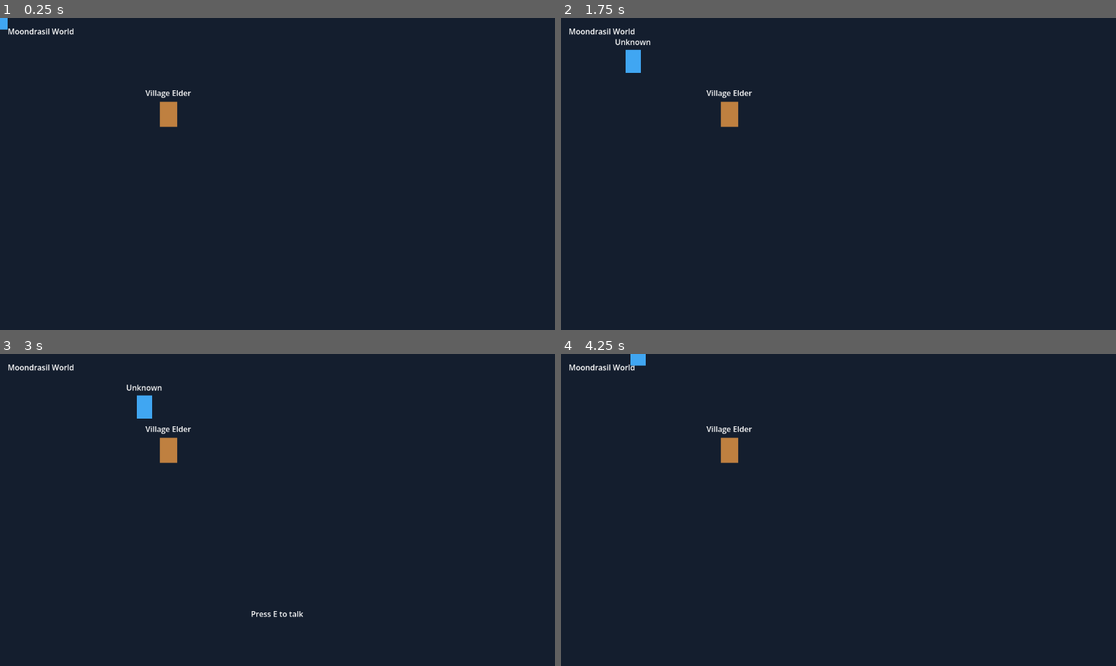
Above: before the commit, frames 1-4 (two rows, left to right).
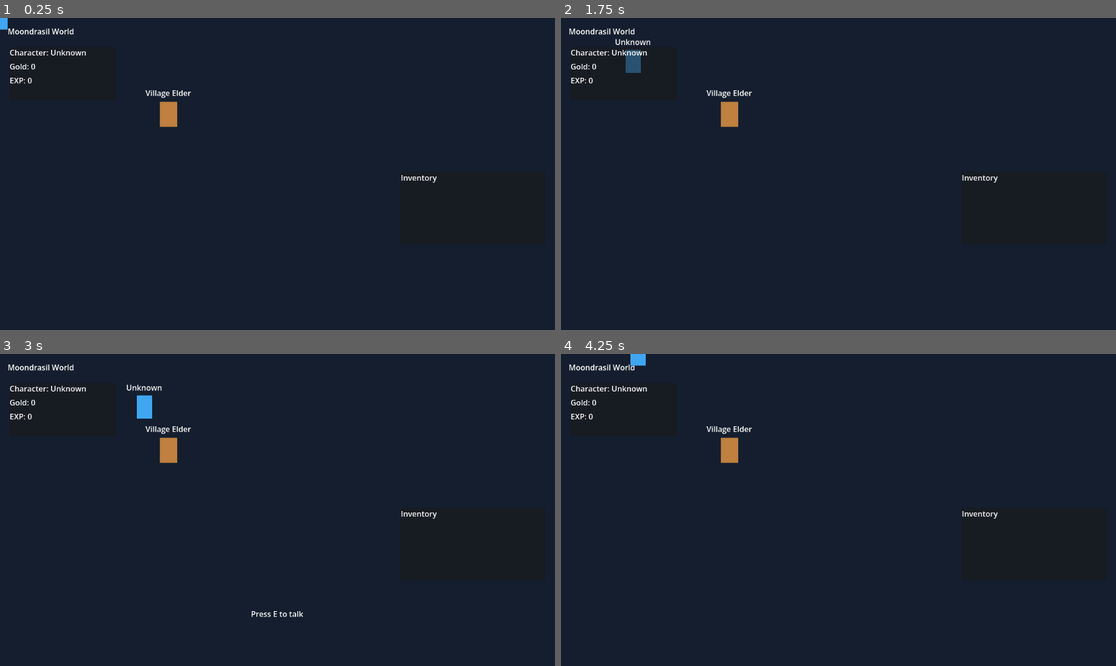
Above: after the commit, the same moments.

Repository: kathibrati/moondrasil-online
Game: Godot game, scene res://scenes/World.tscn
Same seed, same stepped clock (60 frames per second), same inputs: the game is played once before the commit and once after it. This scene is started directly instead of the project's main scene.
Inputs:
- Up to frame 1 (0.25 s): no input
- Up to frame 2 (1.75 s): tap Enter at 0.5 s; hold D 0.53-1.28 s; tap E at 0.6, 1.35 s; hold S from 1.28 s (still down)
- Up to frame 3 (3 s): release S at 2.03 s; hold D 2.03-2.78 s; tap E at 2.1, 2.75, 2.85 s; hold W from 2.78 s (still down)
- Up to frame 4 (4.25 s): release W at 3.53 s; hold A from 3.53 s (still down); tap E at 3.6 s

The runs differ from the first frame. In frame 1, 0.3% of the frame differs, in the area x 1-79%, y 10-53%; in frame 2, 0.5%; in frame 3, 0.3%; in frame 4, 0.3%.

Commit message:
add quest, inventory, and player state systems with UI integrations

Diff:
--- a/client/godot/moondrasil-online/scenes/World.tscn
+++ b/client/godot/moondrasil-online/scenes/World.tscn
@@ -1,7 +1,10 @@
-[gd_scene load_steps=3 format=3]
+[gd_scene load_steps=6 format=3]
 
 [ext_resource type="Script" path="res://scripts/World.gd" id="1_world"]
 [ext_resource type="PackedScene" path="res://scenes/ui/DialogBox.tscn" id="2_dialog"]
+[ext_resource type="PackedScene" path="res://scenes/ui/QuestTracker.tscn" id="3_tracker"]
+[ext_resource type="PackedScene" path="res://scenes/ui/PlayerPanel.tscn" id="4_player_panel"]
+[ext_resource type="PackedScene" path="res://scenes/ui/InventoryPanel.tscn" id="5_inventory_panel"]
 
 [node name="World" type="Node2D"]
 script = ExtResource("1_world")
@@ -25,3 +28,9 @@
 [node name="Npcs" type="Node2D" parent="."]
 
 [node name="DialogBox" parent="." instance=ExtResource("2_dialog")]
+
+[node name="QuestTracker" parent="." instance=ExtResource("3_tracker")]
+
+[node name="PlayerPanel" parent="." instance=ExtResource("4_player_panel")]
+
+[node name="InventoryPanel" parent="." instance=ExtResource("5_inventory_panel")]
--- a/client/godot/moondrasil-online/scenes/ui/DialogBox.tscn
+++ b/client/godot/moondrasil-online/scenes/ui/DialogBox.tscn
@@ -55,3 +55,7 @@
 layout_mode = 2
 text = "Dialog text"
 autowrap_mode = 2
+
+[node name="ActionButton" type="Button" parent="Interface/DialogPanel/Content"]
+layout_mode = 2
+text = "Accept"
--- /dev/null
+++ b/client/godot/moondrasil-online/scenes/ui/InventoryPanel.tscn
@@ -0,0 +1,38 @@
+[gd_scene load_steps=2 format=3]
+
+[ext_resource type="Script" path="res://scripts/ui/InventoryPanel.gd" id="1_inventory_panel"]
+
+[node name="InventoryPanel" type="CanvasLayer"]
+layer = 5
+script = ExtResource("1_inventory_panel")
+
+[node name="Interface" type="Control" parent="."]
+layout_mode = 3
+anchors_preset = 15
+anchor_right = 1.0
+anchor_bottom = 1.0
+grow_horizontal = 2
+grow_vertical = 2
+mouse_filter = 2
+
+[node name="Panel" type="PanelContainer" parent="Interface"]
+layout_mode = 1
+anchors_preset = 1
+anchor_left = 1.0
+anchor_right = 1.0
+offset_left = -320.0
+offset_top = 320.0
+offset_right = -20.0
+offset_bottom = 470.0
+grow_horizontal = 0
+
+[node name="Content" type="VBoxContainer" parent="Interface/Panel"]
+layout_mode = 2
+theme_override_constants/separation = 8
+
+[node name="Title" type="Label" parent="Interface/Panel/Content"]
+layout_mode = 2
+text = "Inventory"
+
+[node name="ItemList" type="VBoxContainer" parent="Interface/Panel/Content"]
+layout_mode = 2
--- /dev/null
+++ b/client/godot/moondrasil-online/scenes/ui/PlayerPanel.tscn
@@ -0,0 +1,39 @@
+[gd_scene load_steps=2 format=3]
+
+[ext_resource type="Script" path="res://scripts/ui/PlayerPanel.gd" id="1_player_panel"]
+
+[node name="PlayerPanel" type="CanvasLayer"]
+layer = 5
+script = ExtResource("1_player_panel")
+
+[node name="Interface" type="Control" parent="."]
+layout_mode = 3
+anchors_preset = 15
+anchor_right = 1.0
+anchor_bottom = 1.0
+grow_horizontal = 2
+grow_vertical = 2
+mouse_filter = 2
+
+[node name="Panel" type="PanelContainer" parent="Interface"]
+layout_mode = 0
+offset_left = 20.0
+offset_top = 60.0
+offset_right = 240.0
+offset_bottom = 170.0
+
+[node name="Content" type="VBoxContainer" parent="Interface/Panel"]
+layout_mode = 2
+theme_override_constants/separation = 6
+
+[node name="CharacterName" type="Label" parent="Interface/Panel/Content"]
+layout_mode = 2
+text = "Character: Unknown"
+
+[node name="Gold" type="Label" parent="Interface/Panel/Content"]
+layout_mode = 2
+text = "Gold: 0"
+
+[node name="Experience" type="Label" parent="Interface/Panel/Content"]
+layout_mode = 2
+text = "EXP: 0"
--- /dev/null
+++ b/client/godot/moondrasil-online/scenes/ui/QuestTracker.tscn
@@ -0,0 +1,47 @@
+[gd_scene load_steps=2 format=3]
+
+[ext_resource type="Script" path="res://scripts/ui/QuestTracker.gd" id="1_tracker"]
+
+[node name="QuestTracker" type="CanvasLayer"]
+layer = 5
+script = ExtResource("1_tracker")
+
+[node name="Interface" type="Control" parent="."]
+layout_mode = 3
+anchors_preset = 15
+anchor_right = 1.0
+anchor_bottom = 1.0
+grow_horizontal = 2
+grow_vertical = 2
+mouse_filter = 2
+
+[node name="Panel" type="PanelContainer" parent="Interface"]
+layout_mode = 1
+anchors_preset = 1
+anchor_left = 1.0
+anchor_right = 1.0
+offset_left = -320.0
+offset_top = 20.0
+offset_right = -20.0
+offset_bottom = 300.0
+grow_horizontal = 0
+
+[node name="Content" type="VBoxContainer" parent="Interface/Panel"]
+layout_mode = 2
+theme_override_constants/separation = 8
+
+[node name="Title" type="Label" parent="Interface/Panel/Content"]
+layout_mode = 2
+text = "Active Quests"
+
+[node name="ActiveQuestList" type="VBoxContainer" parent="Interface/Panel/Content"]
+layout_mode = 2
+theme_override_constants/separation = 12
+
+[node name="CompletedTitle" type="Label" parent="Interface/Panel/Content"]
+layout_mode = 2
+text = "Completed Quests"
+
+[node name="CompletedQuestList" type="VBoxContainer" parent="Interface/Panel/Content"]
+layout_mode = 2
+theme_override_constants/separation = 8
--- a/client/godot/moondrasil-online/scripts/World.gd
+++ b/client/godot/moondrasil-online/scripts/World.gd
@@ -4,9 +4,16 @@
 const NPC_SCENE = preload("res://scenes/npc/Npc.tscn")
 
 var active_npc = null
+var player_state := PlayerState.new()
+var active_quests: Dictionary = {}
+var completed_quests: Dictionary = {}
 
 func _ready():
+	$DialogBox.action_pressed.connect(_on_dialog_action_pressed)
 	var world_data: Dictionary = get_tree().root.get_meta("enter_world", {})
+	_initialize_player_state(world_data)
+	$PlayerPanel.bind(player_state)
+	$InventoryPanel.bind(player_state)
 	_spawn_player(world_data)
 	_spawn_village_elder()
 	get_tree().root.remove_meta("enter_world")
@@ -22,24 +29,42 @@
 		_close_dialog()
 		get_viewport().set_input_as_handled()
 
+func _initialize_player_state(world_data: Dictionary):
+	player_state.character_id = str(world_data.get("characterId", ""))
+	player_state.character_name = str(world_data.get("characterName", "Unknown"))
+
 func _spawn_player(world_data: Dictionary):
 	var player = PLAYER_SCENE.instantiate()
-	player.character_id = str(world_data.get("characterId", ""))
+	player.character_id = player_state.character_id
 	player.position = Vector2(
 		float(world_data.get("x", 0)),
 		float(world_data.get("y", 0))
 	)
 
 	$Players.add_child(player)
-	player.set_character_name(str(world_data.get("characterName", "Unknown")))
+	player.set_character_name(player_state.character_name)
 
 func _spawn_village_elder():
 	var village_elder = NPC_SCENE.instantiate()
 	village_elder.position = Vector2(350, 200)
+	var welcome_quest = QuestData.create(
+		"welcome_to_moondrasil",
+		"Welcome to Moondrasil",
+		"Talk to the Village Elder.",
+		"Learn the basics of the world."
+	)
+	welcome_quest.reward_experience = 100
+	welcome_quest.reward_gold = 10
+	welcome_quest.reward_items.append(
+		ItemData.create("wooden_sword", "Wooden Sword")
+	)
 
 	$Npcs.add_child(village_elder)
 	village_elder.set_npc_name("Village Elder")
-	village_elder.set_interaction_text("Welcome to Moondrasil, traveler.")
+	village_elder.set_interaction_text(
+		"Welcome to Moondrasil, traveler. Can you help me with something?"
+	)
+	village_elder.set_quest_offer(welcome_quest)
 	village_elder.interaction_available.connect(_on_npc_interaction_available)
 	village_elder.interaction_unavailable.connect(_on_npc_interaction_unavailable)
 
@@ -59,7 +84,51 @@
 	if $DialogBox.is_dialog_open():
 		_close_dialog()
 	else:
-		$DialogBox.open_dialog(active_npc.npc_name, active_npc.interaction_text)
+		var quest = active_npc.quest_offer
+		var dialog_text = active_npc.interaction_text
+		var action_label = ""
+
+		if quest != null:
+			if completed_quests.has(quest.id):
+				dialog_text = "Thank you for helping me. Welcome to Moondrasil."
+			elif active_quests.has(quest.id):
+				dialog_text = "You have learned the basics. Let us complete your quest."
+				action_label = "Complete"
+			else:
+				action_label = "Accept"
+
+		$DialogBox.open_dialog(active_npc.npc_name, dialog_text, action_label)
+
+func _on_dialog_action_pressed():
+	if not active_npc or active_npc.quest_offer == null:
+		return
+
+	var quest: QuestData = active_npc.quest_offer
+
+	if completed_quests.has(quest.id):
+		return
+
+	if active_quests.has(quest.id):
+		_complete_quest(active_quests[quest.id])
+	else:
+		_accept_quest(quest)
+
+func _accept_quest(quest: QuestData):
+	var quest_state = QuestState.create(quest)
+	quest_state.status = QuestState.Status.ACTIVE
+	active_quests[quest.id] = quest_state
+	$QuestTracker.add_active_quest(quest_state)
+	_close_dialog()
+
+func _complete_quest(quest_state: QuestState):
+	var quest = quest_state.quest
+	quest_state.status = QuestState.Status.COMPLETED
+	active_quests.erase(quest.id)
+	completed_quests[quest.id] = quest_state
+
+	player_state.grant_quest_rewards(quest)
+	$QuestTracker.complete_quest(quest_state)
+	_close_dialog()
 
 func _close_dialog():
 	$DialogBox.close_dialog()
--- /dev/null
+++ b/client/godot/moondrasil-online/scripts/inventory/ItemData.gd
@@ -0,0 +1,11 @@
+class_name ItemData
+extends Resource
+
+var id: String = ""
+var display_name: String = ""
+
+static func create(item_id: String, item_name: String) -> ItemData:
+	var item = ItemData.new()
+	item.id = item_id
+	item.display_name = item_name
+	return item
--- a/client/godot/moondrasil-online/scripts/npc/Npc.gd
+++ b/client/godot/moondrasil-online/scripts/npc/Npc.gd
@@ -5,6 +5,7 @@
 
 @export var npc_name: String = "NPC"
 @export_multiline var interaction_text: String = ""
+var quest_offer: QuestData = null
 
 func _ready():
 	set_npc_name(npc_name)
@@ -18,6 +19,9 @@
 func set_interaction_text(text: String):
 	interaction_text = text
 
+func set_quest_offer(quest: QuestData):
+	quest_offer = quest
+
 func _on_interaction_area_body_entered(body: Node2D):
 	if body.is_in_group("player"):
 		interaction_available.emit(self)
--- /dev/null
+++ b/client/godot/moondrasil-online/scripts/player/PlayerState.gd
@@ -0,0 +1,33 @@
+class_name PlayerState
+extends Resource
+
+signal stats_changed
+signal inventory_changed
+
+var character_id: String = ""
+var character_name: String = "Unknown"
+var experience: int = 0
+var gold: int = 0
+var inventory: Array[ItemData] = []
+
+func add_experience(amount: int):
+	experience += amount
+	stats_changed.emit()
+
+func add_gold(amount: int):
+	gold += amount
+	stats_changed.emit()
+
+func add_item(item: ItemData):
+	inventory.append(item)
+	inventory_changed.emit()
+
+func grant_quest_rewards(quest: QuestData):
+	experience += quest.reward_experience
+	gold += quest.reward_gold
+
+	for item in quest.reward_items:
+		inventory.append(item)
+
+	stats_changed.emit()
+	inventory_changed.emit()
--- /dev/null
+++ b/client/godot/moondrasil-online/scripts/quest/QuestData.gd
@@ -0,0 +1,23 @@
+class_name QuestData
+extends Resource
+
+var id: String = ""
+var title: String = ""
+var description: String = ""
+var objective: String = ""
+var reward_experience: int = 0
+var reward_gold: int = 0
+var reward_items: Array[ItemData] = []
+
+static func create(
+	quest_id: String,
+	quest_title: String,
+	quest_description: String,
+	quest_objective: String
+) -> QuestData:
+	var quest = QuestData.new()
+	quest.id = quest_id
+	quest.title = quest_title
+	quest.description = quest_description
+	quest.objective = quest_objective
+	return quest
--- /dev/null
+++ b/client/godot/moondrasil-online/scripts/quest/QuestState.gd
@@ -0,0 +1,16 @@
+class_name QuestState
+extends Resource
+
+enum Status {
+	AVAILABLE,
+	ACTIVE,
+	COMPLETED
+}
+
+var quest: QuestData
+var status: int = Status.AVAILABLE
+
+static func create(quest_data: QuestData) -> QuestState:
+	var quest_state = QuestState.new()
+	quest_state.quest = quest_data
+	return quest_state
--- a/client/godot/moondrasil-online/scripts/ui/DialogBox.gd
+++ b/client/godot/moondrasil-online/scripts/ui/DialogBox.gd
@@ -1,11 +1,15 @@
 extends CanvasLayer
+
+signal action_pressed
 
 @onready var hint_label = $Interface/HintLabel
 @onready var dialog_panel = $Interface/DialogPanel
 @onready var npc_name_label = $Interface/DialogPanel/Content/NpcName
 @onready var dialog_text_label = $Interface/DialogPanel/Content/DialogText
+@onready var action_button = $Interface/DialogPanel/Content/ActionButton
 
 func _ready():
+	action_button.pressed.connect(_on_action_button_pressed)
 	hide_hint()
 	close_dialog()
 
@@ -16,9 +20,15 @@
 func hide_hint():
 	hint_label.visible = false
 
-func open_dialog(npc_name: String, dialog_text: String):
+func open_dialog(
+	npc_name: String,
+	dialog_text: String,
+	action_label: String = ""
+):
 	npc_name_label.text = npc_name
 	dialog_text_label.text = dialog_text
+	action_button.text = action_label
+	action_button.visible = not action_label.is_empty()
 	dialog_panel.visible = true
 	hide_hint()
 
@@ -27,3 +37,6 @@
 
 func is_dialog_open() -> bool:
 	return dialog_panel.visible
+
+func _on_action_button_pressed():
+	action_pressed.emit()
--- /dev/null
+++ b/client/godot/moondrasil-online/scripts/ui/InventoryPanel.gd
@@ -0,0 +1,19 @@
+extends CanvasLayer
+
+@onready var item_list = $Interface/Panel/Content/ItemList
+
+var player_state: PlayerState
+
+func bind(state: PlayerState):
+	player_state = state
+	player_state.inventory_changed.connect(_refresh)
+	_refresh()
+
+func _refresh():
+	for child in item_list.get_children():
+		child.queue_free()
+
+	for item in player_state.inventory:
+		var item_label = Label.new()
+		item_label.text = item.display_name
+		item_list.add_child(item_label)
--- /dev/null
+++ b/client/godot/moondrasil-online/scripts/ui/PlayerPanel.gd
@@ -0,0 +1,17 @@
+extends CanvasLayer
+
+@onready var character_name_label = $Interface/Panel/Content/CharacterName
+@onready var gold_label = $Interface/Panel/Content/Gold
+@onready var experience_label = $Interface/Panel/Content/Experience
+
+var player_state: PlayerState
+
+func bind(state: PlayerState):
+	player_state = state
+	player_state.stats_changed.connect(_refresh)
+	_refresh()
+
+func _refresh():
+	character_name_label.text = "Character: " + player_state.character_name
+	gold_label.text = "Gold: %d" % player_state.gold
+	experience_label.text = "EXP: %d" % player_state.experience
--- /dev/null
+++ b/client/godot/moondrasil-online/scripts/ui/QuestTracker.gd
@@ -0,0 +1,36 @@
+extends CanvasLayer
+
+@onready var active_quest_list = $Interface/Panel/Content/ActiveQuestList
+@onready var completed_quest_list = $Interface/Panel/Content/CompletedQuestList
+
+func _ready():
+	$Interface/Panel.visible = false
+
+func add_active_quest(quest_state: QuestState):
+	var quest = quest_state.quest
+	var quest_entry = VBoxContainer.new()
+	quest_entry.name = quest.id
+
+	var title_label = Label.new()
+	title_label.text = quest.title
+	quest_entry.add_child(title_label)
+
+	var objective_label = Label.new()
+	objective_label.text = "- " + quest.objective
+	objective_label.autowrap_mode = TextServer.AUTOWRAP_WORD_SMART
+	quest_entry.add_child(objective_label)
+
+	active_quest_list.add_child(quest_entry)
+	$Interface/Panel.visible = true
+
+func complete_quest(quest_state: QuestState):
+	var quest = quest_state.quest
+	var active_entry = active_quest_list.get_node_or_null(quest.id)
+
+	if active_entry:
+		active_entry.queue_free()
+
+	var completed_label = Label.new()
+	completed_label.name = quest.id
+	completed_label.text = quest.title
+	completed_quest_list.add_child(completed_label)
Not shown, added: client/godot/moondrasil-online/Main.gd.uid
Not shown, added: client/godot/moondrasil-online/scripts/inventory/ItemData.gd.uid
Not shown, added: client/godot/moondrasil-online/scripts/player/PlayerState.gd.uid
Not shown, added: client/godot/moondrasil-online/scripts/quest/QuestData.gd.uid
Not shown, added: client/godot/moondrasil-online/scripts/quest/QuestState.gd.uid
Not shown, added: client/godot/moondrasil-online/scripts/ui/InventoryPanel.gd.uid
Not shown, added: client/godot/moondrasil-online/scripts/ui/PlayerPanel.gd.uid
Not shown, added: client/godot/moondrasil-online/scripts/ui/QuestTracker.gd.uid
